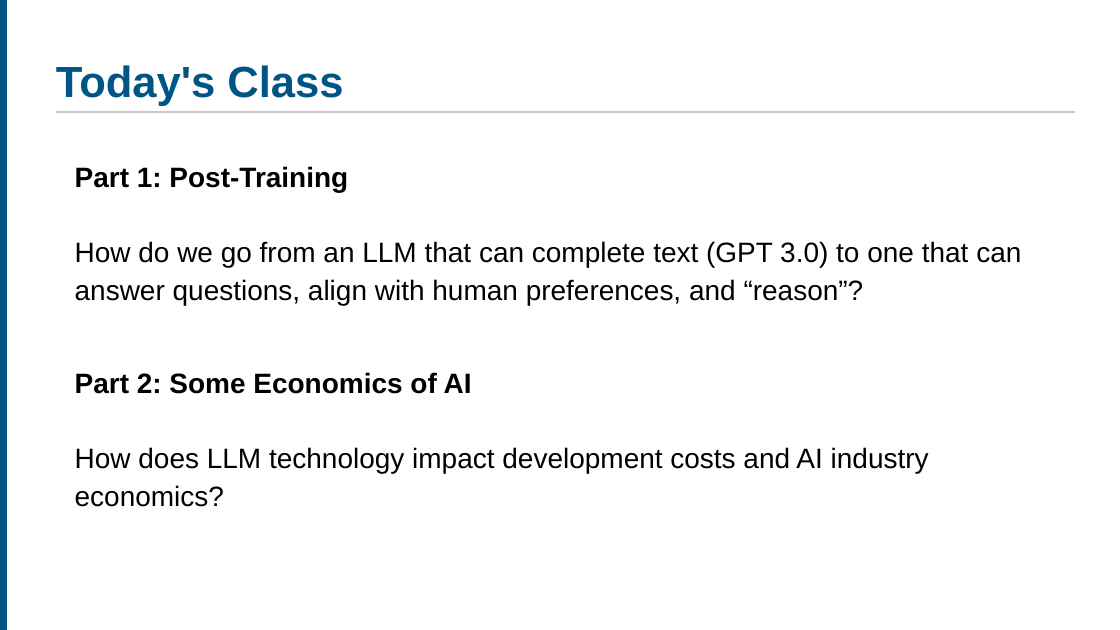
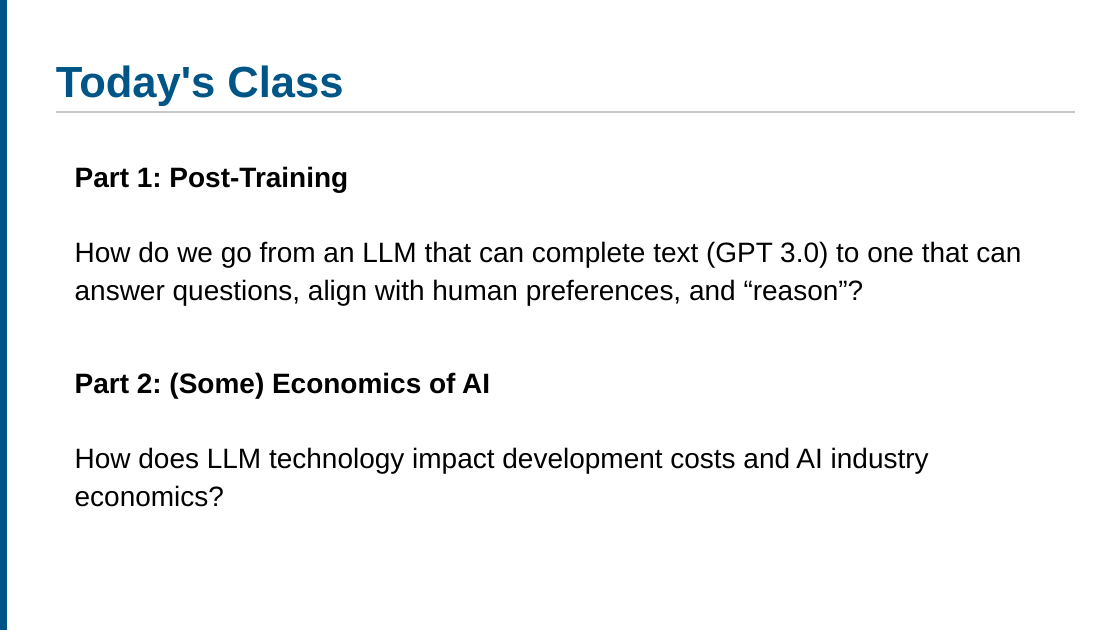
Before and after one commit to ucla-anderson-SSAI/SSAI, a slide deck: slide 5 of Slides/Week 7/Week7.pptx. Drawn at 1120x630 pixels with LibreOffice and Linux fonts; fonts in the diff are those of the drawing. Boxes give left, top, right and bottom in pixels: in the first picture for what was removed or moved away, otherwise in the second. Text is boxed around its words. In the diff, an @@ line names an element or a change of style, - is before the commit and + after.

```diff
--- a/Slides/Week 7/Week7.pptx
+++ b/Slides/Week 7/Week7.pptx
@@ text at box(75, 372, 929, 507): text changed @@
-Part 2: Some Economics of AI
-How does LLM technology impact development costs and AI industry economics?
+Part 2: (Some) Economics of AI
+How does LLM technology impact development costs and AI industry economics?
```
Also in this commit, not shown: 12 other slides changed, 2 other files.
